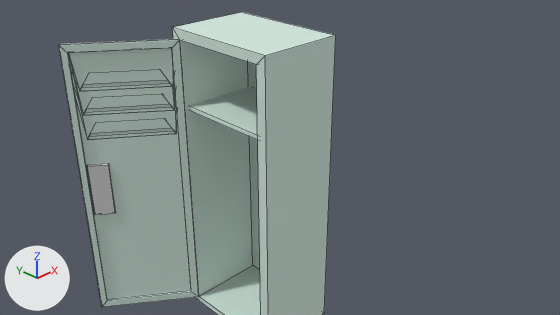
The Blender file ContaminationControl/Assets/Models/locker_open.blend, before and after one commit.
Rendered twice from the file's camera 'Camera'. Every picture has the same lights, and +X, +Y and +Z are marked at lower left. Mesh edges are drawn as thin lines.
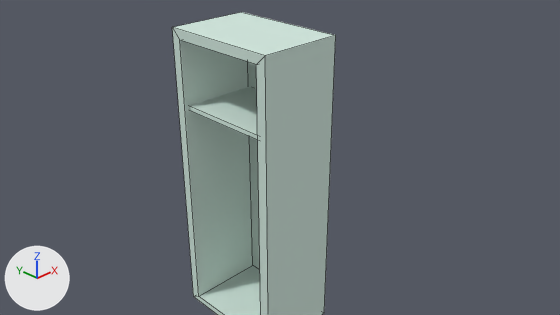
Boxes (x1, y1, x2, y2) around the edits, measured in the pictures (560 x 315 px):
'Cube.001', deleted: before (59, 39, 199, 307)
'Cube.009', deleted: before (87, 164, 116, 215)
'Cube.002', deleted: before (80, 83, 172, 91)
'Cube.005', deleted: before (84, 107, 174, 115)
'Cube.006', deleted: before (88, 131, 175, 139)

The change, as a list of edits to the scene's bpy script:
```text
Remove ob_cube_002:
    ob_cube_002 = bpy.data.objects.new('Cube.002', me_cube_002)
    ob_cube_002.location = (-1.151, 0.612, 2.677)
    ob_cube_002.rotation_euler = (0.0, 0.0, -2.193)  # degrees (0, 0, -126)
    ob_cube_002.scale = (0.5, 0.5, 0.5)
Remove ob_cube_005:
    ob_cube_005 = bpy.data.objects.new('Cube.005', me_cube_007)
    ob_cube_005.location = (-1.151, 0.612, 2.481)
    ob_cube_005.rotation_euler = (0.0, 0.0, -2.193)  # degrees (0, 0, -126)
    ob_cube_005.scale = (0.5, 0.5, 0.5)
Remove ob_cube_006:
    ob_cube_006 = bpy.data.objects.new('Cube.006', me_cube_008)
    ob_cube_006.location = (-1.151, 0.612, 2.277)
    ob_cube_006.rotation_euler = (0.0, 0.0, -2.193)  # degrees (0, 0, -126)
    ob_cube_006.scale = (0.5, 0.5, 0.5)
    _m = ob_cube_006.modifiers.new('Boolean', 'BOOLEAN')
    _m.solver = 'FLOAT'
Remove ob_cube_001:
    ob_cube_001 = bpy.data.objects.new('Cube.001', me_cube_001)
    ob_cube_001.location = (-1.08, 0.525, 1.451)
    ob_cube_001.rotation_euler = (0.0, 0.0, -2.193)  # degrees (0, 0, -126)
    ob_cube_001.scale = (0.5, 0.5, 0.5)
Remove ob_cube_009:
    ob_cube_009 = bpy.data.objects.new('Cube.009', me_cube_012)
    ob_cube_009.location = (-1.353, 0.387, 2.195)
    ob_cube_009.rotation_euler = (0.0, 0.0, -2.193)  # degrees (0, 0, -126)
    ob_cube_009.scale = (0.226, 0.226, 0.226)
```
